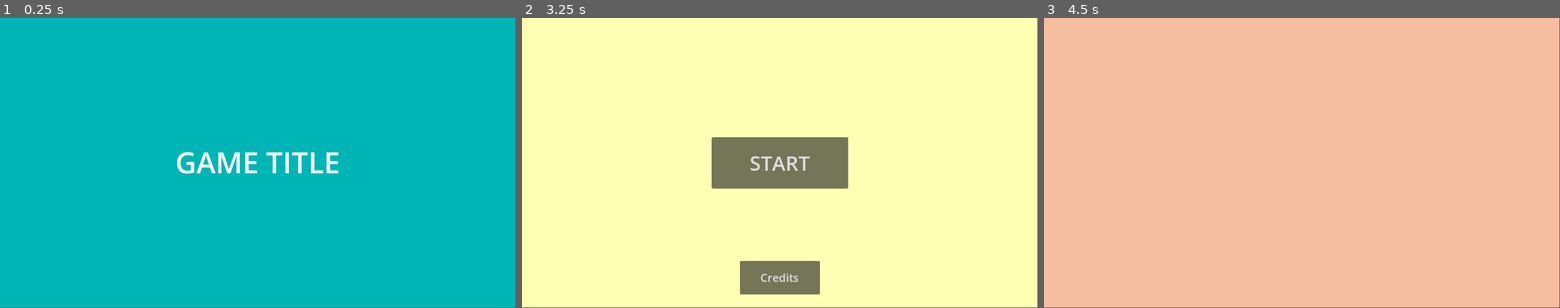
Above: before the commit, frames 1-3 (left to right).
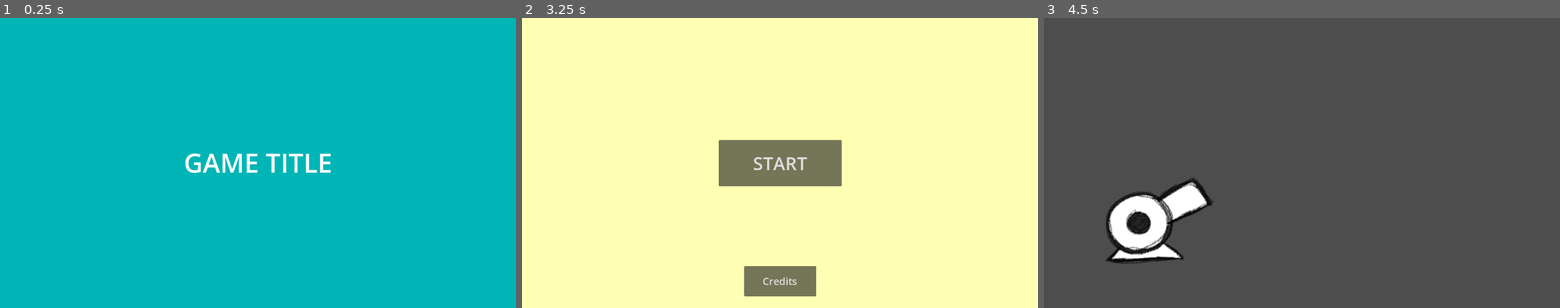
Above: after the commit, the same moments.

Repository: kaito002/ludum-dare-53
Game: Godot game, scene res://ludum-dare-53/game.tscn
Same seed, same stepped clock (60 frames per second), same inputs: the game is played once before the commit and once after it.
Inputs:
- Up to frame 1 (0.25 s): no input
- Up to frame 2 (3.25 s): tap Enter at 0.5, 2 s; tap Space at 1.25, 2.75 s
- Up to frame 3 (4.5 s): click "START" at 3.5 s; tap Enter at 4.25 s
In our replay, the window is 799x449 before the commit and 800x450 after it. These sizes can differ from the game's own. Grey fills any space a smaller window leaves; there, only what the larger window draws over its background counts as a difference.

The runs differ from the first frame. In frame 1, 1.3% of the frame differs, in the area x 34-66%, y 46-54%; in frame 2, 1.9%; in frame 3, 100%, in the area x 0-100%, y 0-100%.

Commit message:
create basic gameplay

Diff:
--- /dev/null
+++ b/ludum-dare-53/gameplay/components/present.tscn
@@ -0,0 +1,18 @@
+[gd_scene load_steps=3 format=3 uid="uid://unds0hygcjpf"]
+
+[ext_resource type="Texture2D" uid="uid://funuda0mxk43" path="res://icon.svg" id="1_fc460"]
+
+[sub_resource type="RectangleShape2D" id="RectangleShape2D_fjyh8"]
+size = Vector2(136.533, 136.533)
+
+[node name="Present" type="CharacterBody2D"]
+position = Vector2(538, 397)
+scale = Vector2(0.585938, 0.585938)
+
+[node name="Icon" type="Sprite2D" parent="."]
+position = Vector2(2.08165e-12, 2.08165e-12)
+texture = ExtResource("1_fc460")
+
+[node name="CollisionShape2D" type="CollisionShape2D" parent="."]
+position = Vector2(0, -6.10352e-05)
+shape = SubResource("RectangleShape2D_fjyh8")
--- a/ludum-dare-53/gameplay/gameplay.tscn
+++ b/ludum-dare-53/gameplay/gameplay.tscn
@@ -1,8 +1,10 @@
-[gd_scene load_steps=4 format=3 uid="uid://cecar84qvpxuh"]
+[gd_scene load_steps=6 format=3 uid="uid://cecar84qvpxuh"]
 
 [ext_resource type="Script" path="res://ludum-dare-53/gameplay/gameplay.gd" id="1_qhyfw"]
 [ext_resource type="Script" path="res://ludum-dare-53/gameplay/gameplay_ui.gd" id="2_2anl2"]
 [ext_resource type="Script" path="res://ludum-dare-53/gameplay/pause_menu.gd" id="3_rnfxv"]
+[ext_resource type="Texture2D" uid="uid://dchr86joxyd8j" path="res://ludum-dare-53/gameplay/assets/dummy/cannon_barrell.png" id="4_cjo50"]
+[ext_resource type="Texture2D" uid="uid://1ew0upj6an7c" path="res://ludum-dare-53/gameplay/assets/dummy/cannon_body.png" id="5_fghm2"]
 
 [node name="gameplay" type="Node"]
 script = ExtResource("1_qhyfw")
@@ -17,6 +19,7 @@
 script = ExtResource("2_2anl2")
 
 [node name="ColorRect" type="ColorRect" parent="GUI"]
+visible = false
 layout_mode = 1
 anchors_preset = 15
 anchor_right = 1.0
@@ -65,4 +68,16 @@
 theme_override_font_sizes/font_size = 35
 text = "EXIT"
 
+[node name="Cannon" type="Node2D" parent="."]
+
+[node name="CannonBarrell" type="Sprite2D" parent="Cannon"]
+position = Vector2(275, 496)
+rotation = -6.34275
+texture = ExtResource("4_cjo50")
+offset = Vector2(70, -20)
+
+[node name="CannonBody" type="Sprite2D" parent="Cannon"]
+position = Vector2(245, 519)
+texture = ExtResource("5_fghm2")
+
 [connection signal="pressed" from="GUI/PauseMenu/BackToMenuBtn" to="GUI/PauseMenu" method="_on_back_to_menu_btn_pressed"]
--- a/ludum-dare-53/gameplay/levels/level_01.tscn
+++ /dev/null
@@ -1,3 +0,0 @@
-[gd_scene format=3 uid="uid://dw6a4612aacvq"]
-
-[node name="level_01" type="Node"]
--- a/project.godot
+++ b/project.godot
@@ -19,6 +19,11 @@
 
 AppNavigator="*res://ludum-dare-53/app_navigator.tscn"
 
+[display]
+
+window/size/viewport_width=1280
+window/size/viewport_height=720
+
 [input]
 
 pause_menu={
Binary file added: ludum-dare-53/gameplay/assets/dummy/cannon_barrell.png
Not shown, added: ludum-dare-53/gameplay/assets/dummy/cannon_barrell.png.import
Binary file added: ludum-dare-53/gameplay/assets/dummy/cannon_body.png
Not shown, added: ludum-dare-53/gameplay/assets/dummy/cannon_body.png.import
